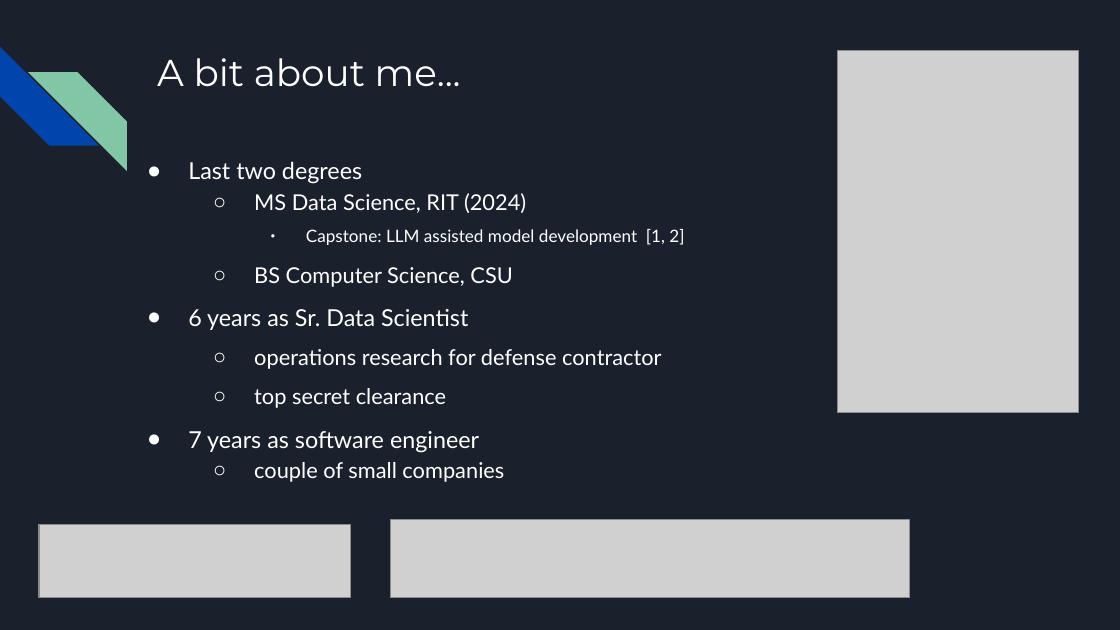
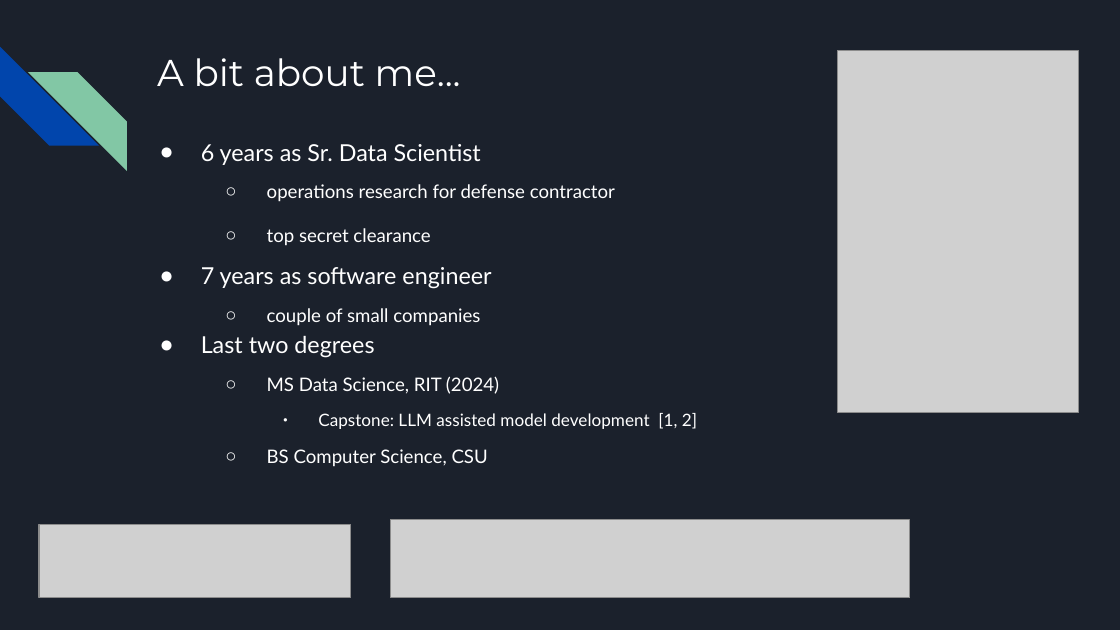
Before and after one commit to MichaelSzczepaniak/WordEmbeddings, a slide deck: slide 2 of word_embeddings_30min.odp. Drawn at 1120x630 pixels with LibreOffice and Linux fonts; fonts in the diff are those of the drawing; grey boxes stand for pictures. Boxes give left, top, right and bottom in pixels: in the first picture for what was removed or moved away, otherwise in the second. Text is boxed around its words. In the diff, an @@ line names an element or a change of style, - is before the commit and + after.

```diff
--- a/word_embeddings_30min.odp
+++ b/word_embeddings_30min.odp
@@ text "6 years as Sr. Data ...": place and size @@
-text "6 years as Sr. Data ..." at (188,162,684,482)
+text "6 years as Sr. Data ..." at (201,144,697,467)
@@ text at (188,162,684,287): paragraphs removed @@
-● Last two degrees
-  ○ MS Data Science, RIT (2024)
-    ● Capstone: LLM assisted model development [1, 2]
-  ○ BS Computer Science, CSU
@@ text at (267,184,615,326): size 14 to 12 pt in "operations research for defense contractor", "top secret clearance", "couple of small companies"; line spacing 1.5 to 1.15; more space between paragraphs @@
@@ text at (201,336,697,467): paragraphs added @@
+● Last two degrees
+  ○ MS Data Science, RIT (2024)
+    ● Capstone: LLM assisted model development [1, 2]
+  ○ BS Computer Science, CSU
```
Also in this commit, not shown: 7 other slides changed, 3 other files.
